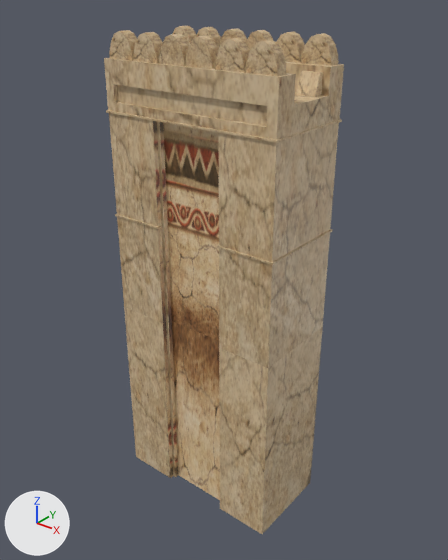
A saved change to the COLLADA model art/meshes/structural/hitites/wall_short.dae.
Camera for both pictures: a camera (50 mm lens) standing at (0.583, -0.72, 0.412) and looking at (0.001, 0.008, -0.039). Arrows for +X, +Y and +Z are at lower left; the lights stay in place. The older version comes first.

Objects in the first picture: 'Wall_medium'.
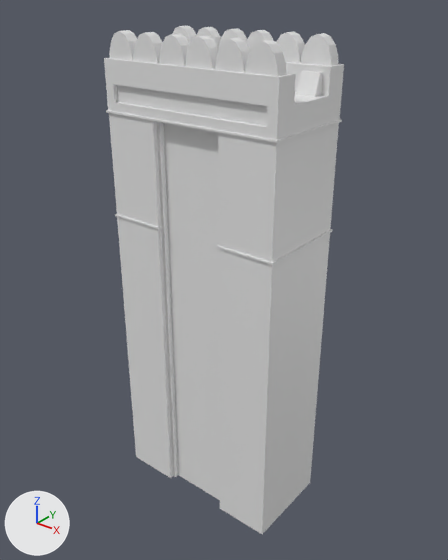
Changed parts and their boxes [x1, y1, x2, y2] in the pictures (448 x 560 px):
'Wall_medium', recoloured (beige to white)
    both: [104, 26, 344, 534]

Edits to the bpy script that builds the scene:
```text
Add mat_material_010:
    mat_material_010 = principled_material('Material.010')
    mat_material_010.base_color = (0.8, 0.8, 0.8)  # white #e7e7e7
Change me_wall_medium:
    where me_wall_medium.from_pydata(...)  # 398 vertices, 630 faces; spans x -0.157..0.156, y -0.081..0.081, z -0.445..0.346
    remove me_wall_medium.materials.append(mat_material_001)  # picture img_hitites_struct_png
    add me_wall_medium.materials.append(mat_material_010)  # white #e7e7e7
```
